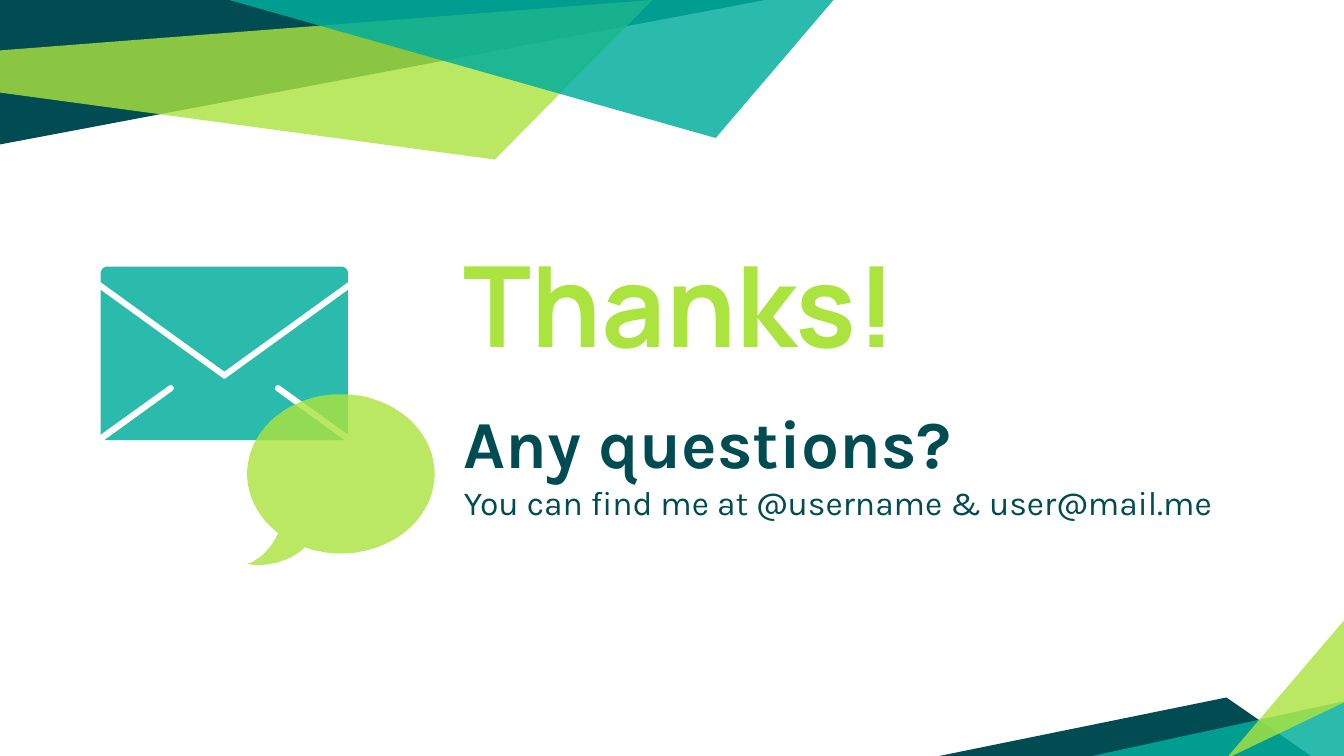
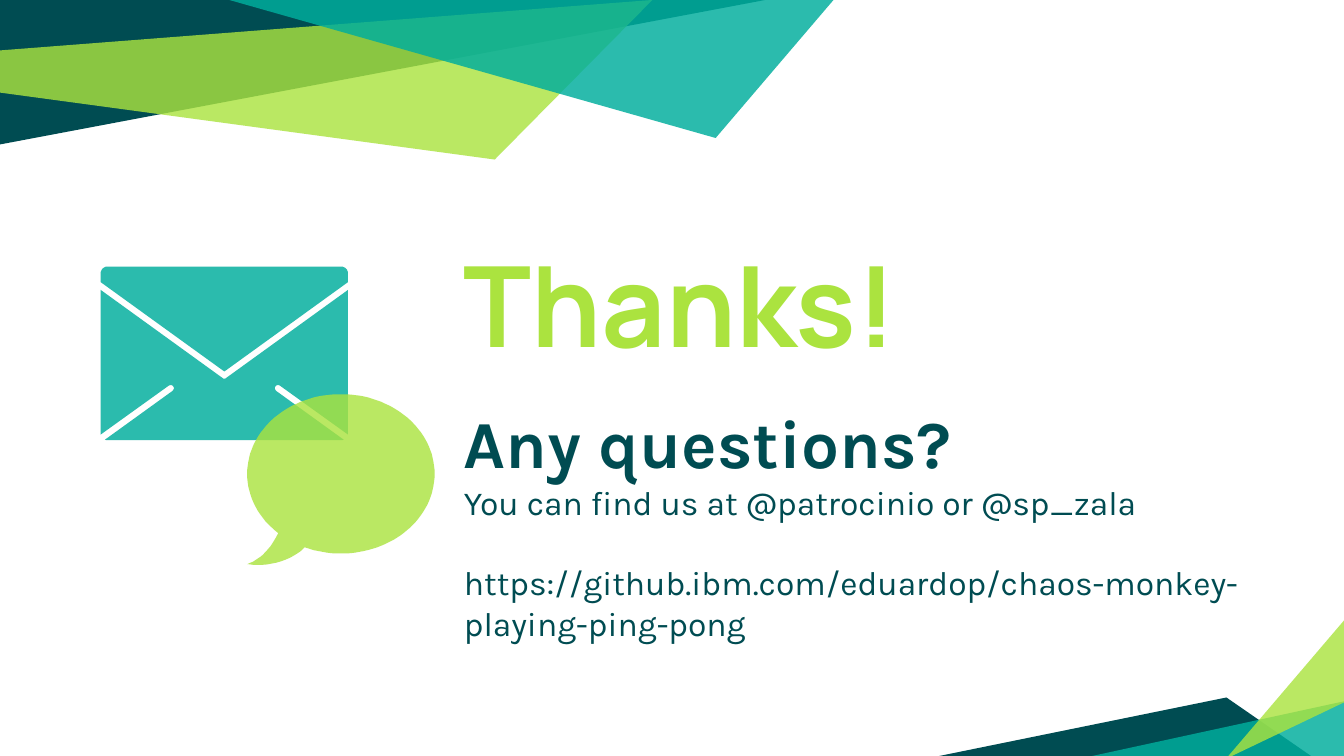
Before and after one commit to patrocinio/chaos-monkey-playing-ping-pong, a slide deck: slide 38 of Presentation/Kubernetes_resilience_bootcamp.pptx (slide 59 before the commit). Drawn at 1344x756 pixels with LibreOffice and Linux fonts; fonts in the diff are those of the drawing. Boxes give left, top, right and bottom in pixels: in the first picture for what was removed or moved away, otherwise in the second. Text is boxed around its words. In the diff, an @@ line names an element or a change of style, - is before the commit and + after.

```diff
--- a/Presentation/Kubernetes_resilience_bootcamp.pptx
+++ b/Presentation/Kubernetes_resilience_bootcamp.pptx
@@ subtitle at <box>464,492,1238,644</box>: text changed @@
-You can find me at @username & user@mail.me
+You can find us at @patrocinio or @sp_zala
+https://github.ibm.com/eduardop/chaos-monkey-playing-ping-pong
```
Also in this commit, not shown: 1 other slide changed, 2 slides added, 25 slides removed, 2 other files.
